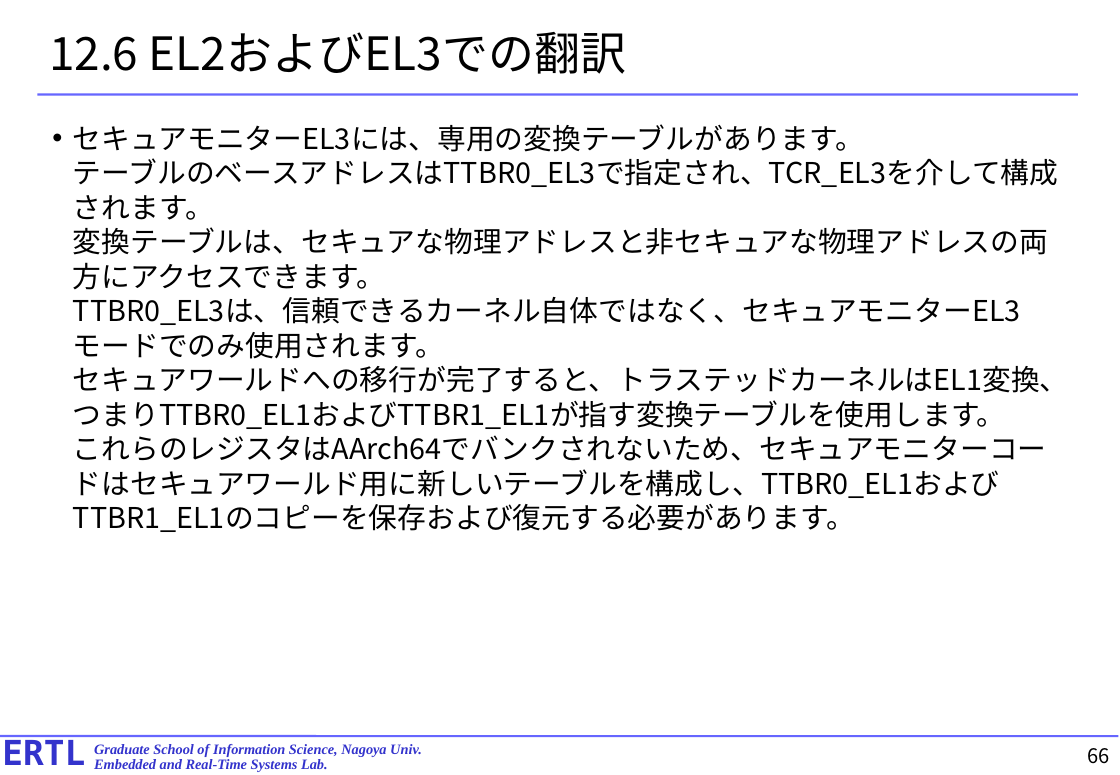
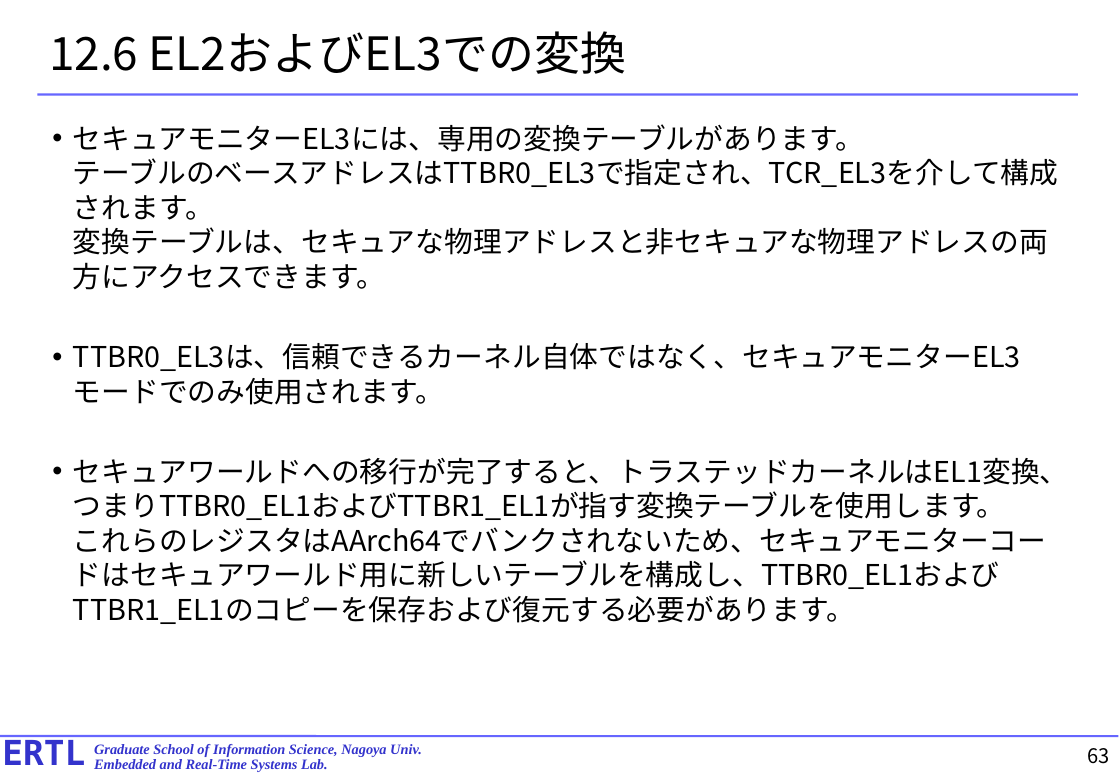
Before and after one commit to exshonda/arm64_basic, a slide deck: slide 63 of text/10.chapter12.pptx (slide 66 before the commit). Drawn at 1120x775 pixels with LibreOffice and Linux fonts; fonts in the diff are those of the drawing. Boxes give left, top, right and bottom in pixels: in the first picture for what was removed or moved away, otherwise in the second. Text is boxed around its words. In the diff, an @@ line names an element or a change of style, - is before the commit and + after.

```diff
--- a/text/10.chapter12.pptx
+++ b/text/10.chapter12.pptx
@@ title at [49, 31, 626, 74]: text changed @@
-12.6 EL2およびEL3での翻訳
+12.6 EL2およびEL3での変換
@@ text at [73, 124, 1069, 624]: text changed @@
-• セキュアモニターEL3には、専用の変換テーブルがあります。
-  テーブルのベースアドレスはTTBR0_EL3で指定され、TCR_EL3を介して構成されます。
-  変換テーブルは、セキュアな物理アドレスと非セキュアな物理アドレスの両方にアクセスできます。
-  TTBR0_EL3は、信頼できるカーネル自体ではなく、セキュアモニターEL3モードでのみ使用されます。
-  セキュアワールドへの移行が完了すると、トラステッドカーネルはEL1変換、つまりTTBR0_EL1およびTTBR1_EL1が指す変換テーブルを使用します。
-  これらのレジスタはAArch64でバンクされないため、セキュアモニターコードはセキュアワールド用に新しいテーブルを構成し、TTBR0_EL1およびTTBR1_EL1のコピーを保存および復元する必要があります。
+• セキュアモニターEL3には、専用の変換テーブルがあります。
+  テーブルのベースアドレスはTTBR0_EL3で指定され、TCR_EL3を介して構成されます。
+  変換テーブルは、セキュアな物理アドレスと非セキュアな物理アドレスの両方にアクセスできます。
+• TTBR0_EL3は、信頼できるカーネル自体ではなく、セキュアモニターEL3モードでのみ使用されます。
+• セキュアワールドへの移行が完了すると、トラステッドカーネルはEL1変換、つまりTTBR0_EL1およびTTBR1_EL1が指す変換テーブルを使用します。
+  これらのレジスタはAArch64でバンクされないため、セキュアモニターコードはセキュアワールド用に新しいテーブルを構成し、TTBR0_EL1およびTTBR1_EL1のコピーを保存および復元する必要があります。
@@ page number at [1087, 748, 1109, 764]: text changed @@
-66
+63
```
Also in this commit, not shown: 31 other slides changed, 3 slides removed.
